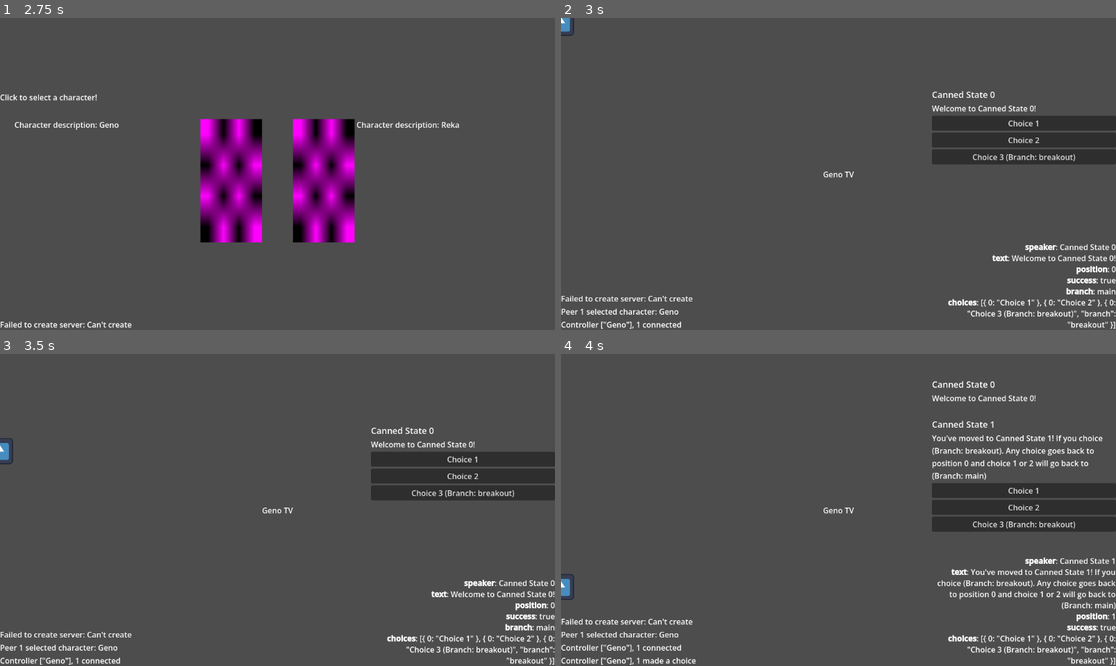
Above: before the commit, frames 1-4 (two rows, left to right).
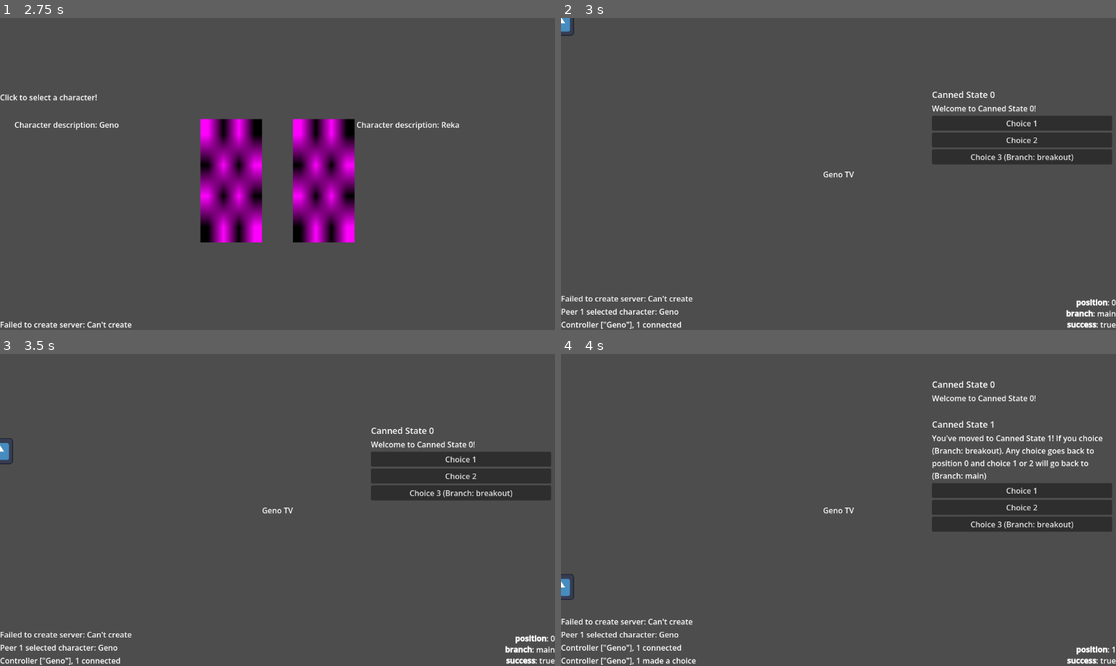
Above: after the commit, the same moments.

Repository: Roboticy3/Louder
Game: Godot game, scene res://demos/september/main_menu.tscn
The game is run twice, just before and just after one commit, with the same random seed, the same clock (stepped at 60 frames per second) and the same inputs. The engine's default icon, where the game draws it, is replaced by a stand-in: a white triangle on a blue panel in a dark square.
Inputs (mouse positions are in pixels of both pictures, inside the frame that each line leads up to):
- Up to frame 1 (2.75 s): click (283, 167) at 0.52 s; type "12" at 0.6 s; click "HOST GAME" at 1.25 s; click "GO" at 2 s
- Up to frame 2 (3 s): click (699, 180) at 2.77 s
- Up to frame 3 (3.5 s): no input
- Up to frame 4 (4 s): click "Choice 1" at 3.5 s

Frame 1 is identical in both runs. In frame 2, 1.9% of the frame differs, in the area x 69-100%, y 31-100%; in frame 3, 1.9%; in frame 4, 2.5%, in the area x 67-100%, y 41-100%.

Commit message:
step 4.3

Diff:
--- a/editor/demos/september/network/controller_event_layer.gd
+++ b/editor/demos/september/network/controller_event_layer.gd
@@ -7,6 +7,7 @@
 	CHOICE = 0,
 	CONNECT,
 	DISCONNECT,
+	CATCH_UP,
 }
 
 signal event(type:EventType, controller:PSController)
@@ -84,7 +85,7 @@
 	var remote_authority := get_requester_id()
 	sync_controller_data.rpc(EventType.CHOICE, remote_authority, controller_path, controller.data)
 	for c in get_tree().get_nodes_in_group(controller_group):
-		if c is PSController and c != controller and c.simulator != null and c.follow(controller):
+		if c is PSController and c != controller and c.follow(controller):
 			sync_controller_data.rpc(EventType.CHOICE, remote_authority, c.get_path(), c.data)
 
 # --- starting ------------------------------------------------------------
@@ -104,8 +105,9 @@
 	controller.listen_to = listen_to
 
 	for c in get_tree().get_nodes_in_group(controller_group):
-		if c is PSController and c != controller and c.is_active() and c.simulator != null and controller.can_follow(c):
+		if c is PSController and c.is_active() and controller.can_follow(c):
 			controller.data = c.data
+			break
 
 	var remote_authority := get_requester_id()
 	if controller.is_active():
@@ -140,6 +142,9 @@
 			event.emit(EventType.CHOICE, controller)
 
 #late-to-join peers might have missed out on updates
+func request_catch_up(controller: PSController):
+	_request_catch_up.rpc_id(1, controller.get_path())
+
 @rpc("any_peer", "call_remote", "reliable")
 func _request_catch_up(exclude_path:NodePath):
 	var remote_authority := get_requester_id()
@@ -161,6 +166,7 @@
 	controller.data = data
 	controller.speak_as = speak_as
 	controller.listen_to = listen_to
+	event.emit(EventType.CATCH_UP, controller)
 
 func get_requester_id() -> int:
 	var id := multiplayer.get_remote_sender_id()
--- a/editor/demos/september/ui/main_dialogue_debug.gd
+++ b/editor/demos/september/ui/main_dialogue_debug.gd
@@ -1,12 +1,18 @@
 extends Control
 
 const BodyProperties := PSObjects.BodyProperties
+const FILTER:Dictionary[BodyProperties, bool] = {
+	BodyProperties.branch: true,
+	BodyProperties.position: true,
+	BodyProperties.success: true,
+}
 
 @export var text:RichTextLabel
 
 func set_body(body:Dictionary[BodyProperties, Variant]) -> void:
 	var new_text:=""
 	for k in body:
+		if !(k in FILTER): continue
 		var key_name = BodyProperties.find_key(k)
 		new_text += "[b]%s[/b]: %s\n" % [str(key_name), str(body[k])]
 	text.text = new_text
--- a/editor/demos/september/ui/main_dialogue_view.gd
+++ b/editor/demos/september/ui/main_dialogue_view.gd
@@ -1,4 +1,6 @@
 extends Control
+
+const EventType := ControllerEventLayer.EventType
 
 @export var scrolling_dialogue_feed:ScrollingDialogueFeed
 var current_controller:PSController
@@ -6,7 +8,7 @@
 func _ready() -> void:
 	ControllerEventLayer.event.connect(_on_controller_event)
 
-func _on_controller_event(type: ControllerEventLayer.EventType, controller: PSController) -> void:
+func _on_controller_event(type: EventType, controller: PSController) -> void:
 	if controller != ControllerEventLayer.get_connected_controller():
 		return
 	match type:
--- a/editor/demos/september/ui/main_dialogue_view.tscn
+++ b/editor/demos/september/ui/main_dialogue_view.tscn
@@ -43,6 +43,7 @@
 grow_vertical = 2
 size_flags_vertical = 3
 horizontal_scroll_mode = 0
+vertical_scroll_mode = 4
 scroll_hint_mode = 3
 
 [node name="Feed" type="VBoxContainer" parent="Control/ScrollContainer" unique_id=233767170 node_paths=PackedStringArray("scroll_container", "debug_display")]
--- a/editor/demos/september/ui/reka.tscn
+++ b/editor/demos/september/ui/reka.tscn
@@ -1,5 +1,6 @@
 [gd_scene format=3 uid="uid://udwexxt1fl5t"]
 
+[ext_resource type="PackedScene" uid="uid://cip56nadhhph1" path="res://demos/september/ui/secondary_dialogue_view.tscn" id="2_bi22w"]
 [ext_resource type="PackedScene" uid="uid://dnwmrvllc2101" path="res://demos/september/ui/main_dialogue_view.tscn" id="2_x55e4"]
 
 [node name="Control" type="Control" unique_id=1123156141]
@@ -14,3 +15,10 @@
 
 [node name="MainDialogueView" parent="." unique_id=2033588754 instance=ExtResource("2_x55e4")]
 layout_mode = 1
+
+[node name="SecondaryDialogueView" parent="." unique_id=902305658 instance=ExtResource("2_bi22w")]
+layout_mode = 1
+offset_left = -416.0
+offset_top = -159.0
+offset_right = -160.0
+offset_bottom = 97.0
--- a/editor/demos/september/ui/scrolling_dialogue_feed.gd
+++ b/editor/demos/september/ui/scrolling_dialogue_feed.gd
@@ -8,6 +8,7 @@
 @export var max_items := 100
 @export var scroll_container:ScrollContainer
 @export var debug_display:Node
+@export var spectator:=false
 
 var item_count := 0
 var top:Node = null
@@ -17,7 +18,7 @@
 		debug_display.set_body(body)
 
 	if top and top.has_method("clear_choices"):
-		top.clear_choices()
+		top.clear_choices.call_deferred()
 
 	while item_count >= max_items:
 		var child := get_child(remove_index)
@@ -26,22 +27,31 @@
 		item_count -= 1
 
 	var item := dialogue_item.instantiate()
+	if spectator:
+		item.set("disabled", true)
 	if item.has_method("import"):
 		item.import(body)
 	if item.has_signal("choice_pressed"):
 		item.choice_pressed.connect(_on_item_choice_pressed)
 	item.name = str(body.get(BodyProperties.position, -1))
+	item_count += 1
 	print("MainDialogueView: displaying position ", item.name)
 	add_child(item)
 	move_child(item, insert_index)
 	top = item
 
-	var tween := create_tween()
-	var vscrollbar := scroll_container.get_v_scroll_bar()
-	tween.tween_property(vscrollbar, "value", vscrollbar.max_value, 0.5).set_ease(Tween.EASE_IN_OUT)
+	if scroll_container:
+		var tween := create_tween()
+		var vscrollbar := scroll_container.get_v_scroll_bar()
+		tween.tween_property(vscrollbar, "value", vscrollbar.max_value, 0.5).set_ease(Tween.EASE_IN_OUT)
+		#fun fact, if the scroll container's vertical scroll mode is not set to "Reserve", the engine
+		#slowly and painfully crashes: https://github.com/godotengine/godot/issues/108407
+		#
+		#two days of my life!
 
 
 func _on_item_choice_pressed(choice: String) -> void:
+	print(multiplayer.get_unique_id(), ": pressed choice ", choice, "!")
 	var controller := ControllerEventLayer.get_connected_controller()
 	if is_instance_valid(controller):
 		ControllerEventLayer.request_choice(controller, choice)
--- a/editor/demos/september/ui/scrolling_dialogue_item.gd
+++ b/editor/demos/september/ui/scrolling_dialogue_item.gd
@@ -4,6 +4,7 @@
 const ChoiceProperties := PSObjects.ChoiceProperties
 
 @export var element_container:Container
+@export var disabled := false
 
 signal choice_pressed(choice: String)
 
@@ -31,7 +32,7 @@
 		text_label.autowrap_mode = TextServer.AUTOWRAP_WORD_SMART
 		element_container.add_child(text_label)
 
-	for choice in data.get(BodyProperties.choices, []):
+	if !disabled: for choice in data.get(BodyProperties.choices, []):
 		if !(choice is Dictionary): continue
 		var button := Button.new()
 		button.text = str(choice.get(ChoiceProperties.from_choice, ""))
--- /dev/null
+++ b/editor/demos/september/ui/secondary_dialogue_view.gd
@@ -0,0 +1,27 @@
+extends Control
+
+const EventType := ControllerEventLayer.EventType
+
+@export var scrolling_dialogue_feed:ScrollingDialogueFeed
+var current_controller:PSController
+
+func _ready() -> void:
+	ControllerEventLayer.event.connect(_on_controller_event)
+
+func _on_controller_event(type: EventType, controller: PSController) -> void:
+	current_controller = ControllerEventLayer.get_connected_controller()
+	if current_controller == null or current_controller == controller:
+		return
+	if current_controller.can_spectate(controller):
+		visible = true
+	else:
+		visible = false
+		return
+
+	match type:
+		ControllerEventLayer.EventType.CATCH_UP:
+			scrolling_dialogue_feed.push_item(controller.data)
+		ControllerEventLayer.EventType.CHOICE:
+			scrolling_dialogue_feed.push_item(controller.data)
+		ControllerEventLayer.EventType.DISCONNECT:
+			scrolling_dialogue_feed.clear()
--- /dev/null
+++ b/editor/demos/september/ui/secondary_dialogue_view.tscn
@@ -0,0 +1,37 @@
+[gd_scene format=3 uid="uid://cip56nadhhph1"]
+
+[ext_resource type="Script" uid="uid://dgjn3dbmgbgis" path="res://demos/september/ui/secondary_dialogue_view.gd" id="1_v28xb"]
+[ext_resource type="Script" uid="uid://ds0uapcn5b5v5" path="res://demos/september/ui/scrolling_dialogue_feed.gd" id="2_tyx6j"]
+[ext_resource type="PackedScene" uid="uid://d3scduqubuvrq" path="res://demos/september/ui/scrolling_dialogue_item.tscn" id="3_dw3q4"]
+[ext_resource type="PackedScene" uid="uid://ctpltkbarsbjg" path="res://demos/september/ui/main_dialogue_debug.tscn" id="5_gix7f"]
+
+[node name="SecondaryDialogueView" type="Control" unique_id=2033588754 node_paths=PackedStringArray("scrolling_dialogue_feed")]
+custom_minimum_size = Vector2(256, 256)
+layout_mode = 3
+anchors_preset = 8
+anchor_left = 0.5
+anchor_top = 0.5
+anchor_right = 0.5
+anchor_bottom = 0.5
+grow_horizontal = 2
+grow_vertical = 2
+script = ExtResource("1_v28xb")
+scrolling_dialogue_feed = NodePath("Feed")
+
+[node name="Feed" type="VBoxContainer" parent="." unique_id=233767170 node_paths=PackedStringArray("debug_display")]
+layout_mode = 0
+offset_right = 256.0
+offset_bottom = 256.0
+size_flags_horizontal = 3
+size_flags_vertical = 3
+alignment = 2
+script = ExtResource("2_tyx6j")
+insert_index = -1
+remove_index = 0
+dialogue_item = ExtResource("3_dw3q4")
+max_items = 1
+debug_display = NodePath("../MainDialogueDebug")
+spectator = true
+
+[node name="MainDialogueDebug" parent="." unique_id=2025365747 instance=ExtResource("5_gix7f")]
+layout_mode = 1
--- a/editor/proto_simulator/ps_controller.gd
+++ b/editor/proto_simulator/ps_controller.gd
@@ -64,8 +64,14 @@
 	return false
 
 func can_follow(other:PSController) -> bool:
+	if !other or !other.simulator or other == self: return false
 	var other_position := other.get_position()
 	return other.get_branch() == get_branch() and _filter_visible_node(other_position)
+
+func can_spectate(other:PSController) -> bool:
+	if !other or !other.simulator or other == self: return false
+	var other_position := other.get_position()
+	return other.get_branch() != get_branch() and _filter_visible_node(other_position)
 
 func get_text(property:String) -> String:
 	return str(data.get(property))
--- a/editor/proto_simulator/ps_simulator.gd
+++ b/editor/proto_simulator/ps_simulator.gd
@@ -24,8 +24,8 @@
 	BodyProperties.speaker: "Canned State 0",
 	BodyProperties.text: "Welcome to Canned State 0!",
 	BodyProperties.position: 0,
+	BodyProperties.branch: DEFAULT_BRANCH,
 	BodyProperties.success: true,
-	BodyProperties.branch: DEFAULT_BRANCH,
 	BodyProperties.choices: CANNED_CHOICES,
 }
 const CANNED_STATE_1: Dictionary[BodyProperties, Variant] = {
@@ -92,8 +92,10 @@
 				body = CANNED_STATE_0.duplicate()
 			1:
 				body = CANNED_STATE_1.duplicate()
+
 		if !canned_branch.is_empty():
 			body[BodyProperties.branch] = canned_branch
+		pass
 	else:
 		body[BodyProperties.success] = false
 
Not shown, added: editor/demos/september/ui/secondary_dialogue_view.gd.uid
